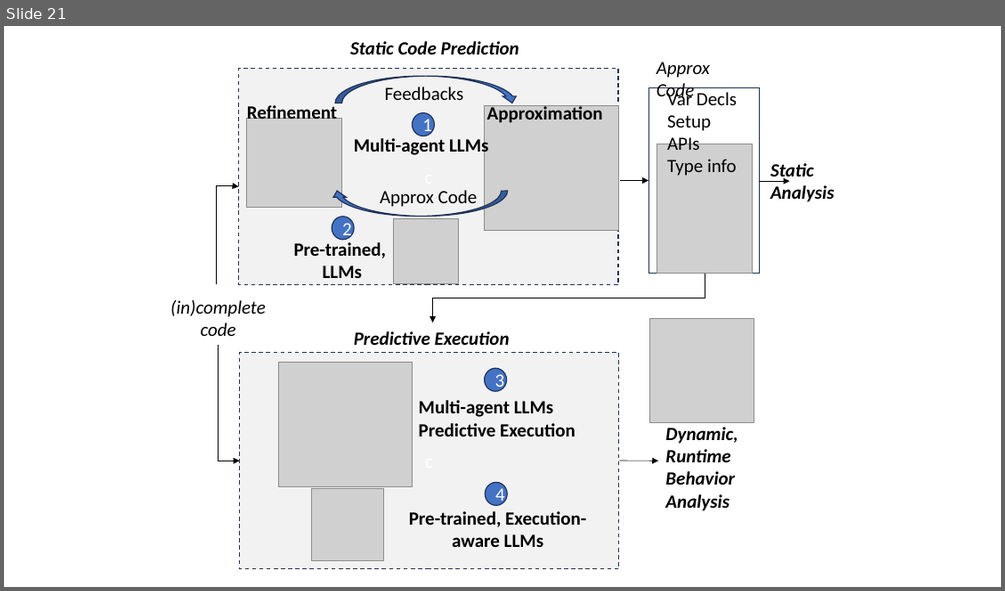
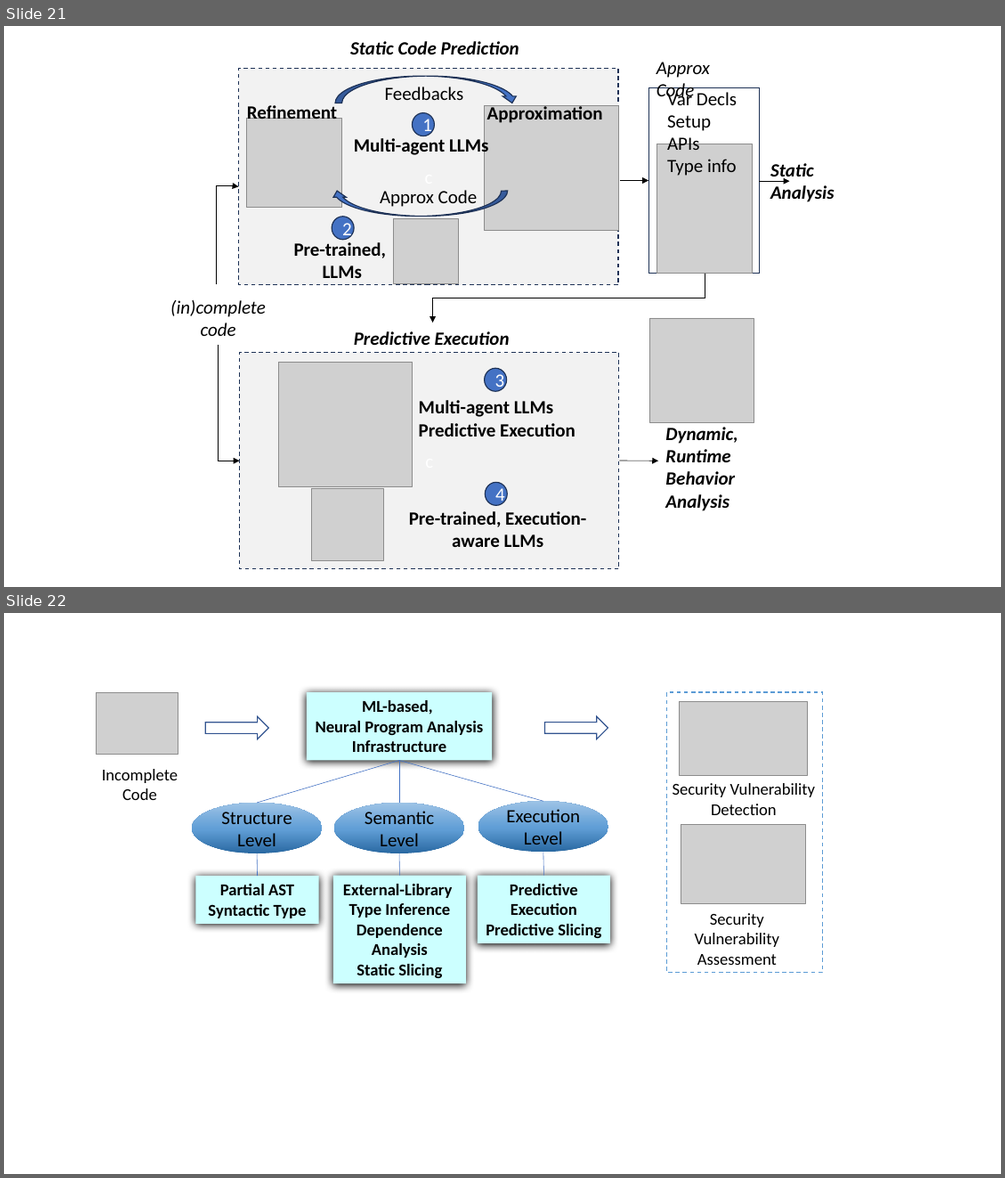
Before and after one commit to tien-n-nguyen/neuralppa, a slide deck: figures.pptx. Shown one above the other, each under a label of ours: slide 21 before the commit, slides 21 and 22 after it. The pictures are 1005x591 and 1005x1178 pixels, drawn with LibreOffice and Linux fonts; fonts in the diff are those of the drawing; grey boxes stand for pictures. Boxes give left, top, right and bottom in pixels: in the first picture for what was removed or moved away, otherwise in the second. Text is boxed around its words. In the diff, an @@ line names an element or a change of style, - is before the commit and + after.

Commit message:
temp

```diff
--- a/figures.pptx
+++ b/figures.pptx
@@ slide 22 added at box(4, 613, 1001, 1174), background #FFFFFF @@
@@ group added at box(96, 692, 822, 984): 6 lines, 5 rectangles, 3 pictures, 3 texts, 3 ellipses, 2 down arrows @@
+Security Vulnerability Detection
+Security Vulnerability Assessment
+ML-based,
+Neural Program Analysis Infrastructure
+Partial AST
+Syntactic Type
+External-Library
+Type Inference
+Dependence Analysis
+Static Slicing
+Predictive Execution
+Predictive Slicing
+Semantic Level
+Structure Level
+Execution Level
+Incomplete Code
```
